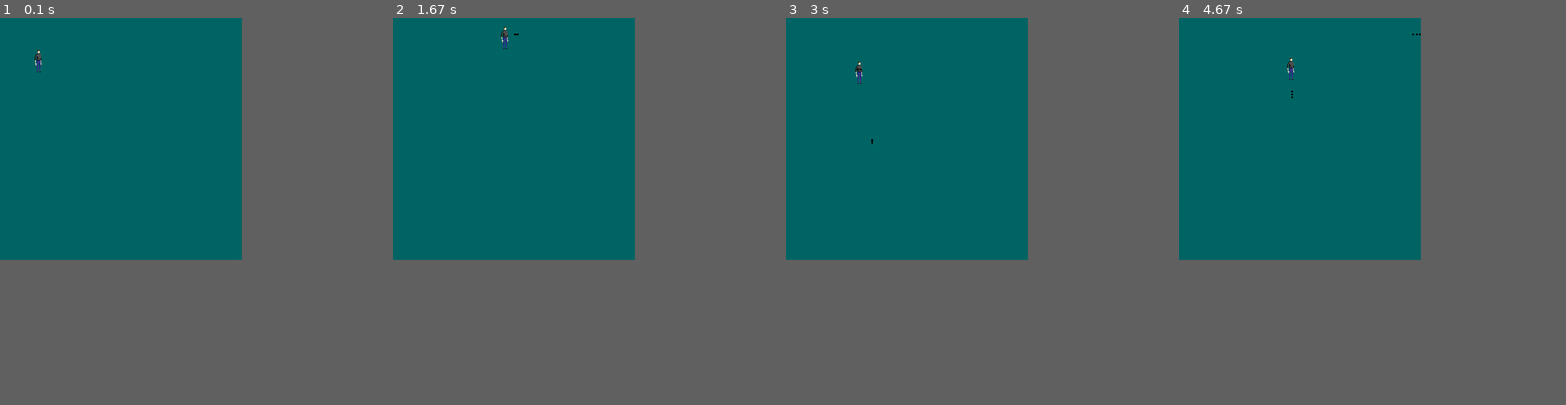
Above: before the commit, frames 1-4 (left to right).
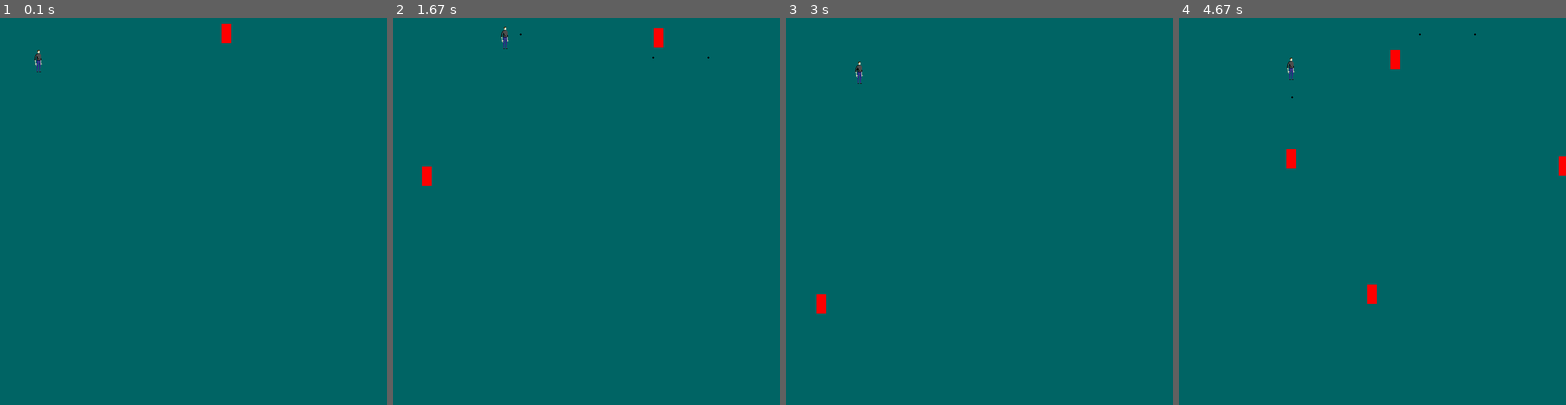
Above: after the commit, the same moments.

Repository: MitrB/PygameYeet
Game: pygame game, started from Master of none/main.py
The game is run twice, just before and just after one commit, with the same random seed, the same clock (stepped at 60 frames per second) and the same inputs.
Inputs:
- Up to frame 1 (0.1 s): no input
- Up to frame 2 (1.67 s): tap Space at 0.33, 0.73, 1.03, 1.23, 1.57 s; hold Right 0.67-1.13 s; hold Up 1.17-1.47 s; hold Right from 1.5 s (still down)
- Up to frame 3 (3 s): tap Space at 1.87, 2.07, 2.37, 2.63, 2.97 s; release Right at 1.97 s; hold Left 2-2.53 s; hold Down 2.57-2.87 s; hold Left from 2.9 s (still down)
- Up to frame 4 (4.67 s): tap Space at 3.27, 3.4, 3.8, 4.1, 4.47 s; release Left at 3.3 s; hold Up 3.33-3.7 s; hold Right 3.73-4.37 s; hold Down from 4.4 s (still down)
In our replay, the window is 500x500 before the commit and 800x800 after it. These sizes can differ from the game's own. Grey fills any space a smaller window leaves; there, only what the larger window draws over its background counts as a difference.

The runs differ from the first frame. In frame 1, 0.1% of the frame differs, in the area x 57-60%, y 1-7%; in frame 2, 0.3%; in frame 3, 0.1%; in frame 4, 0.5%, in the area x 27-100%, y 4-74%.

Commit message:
Added enemies
+ coodown for shooting
+ enemies

Diff:
--- a/Master of none/classes.py
+++ b/Master of none/classes.py
@@ -13,3 +13,13 @@
 
     def draw(self, win):
         pygame.draw.circle(win, self.color, (self.x,self.y), self.radius)
+
+class enemy(object):
+    def __init__(self, x, y):
+        self.x = x
+        self.y = y
+        self.width = 20
+        self.height = 40
+        self.vel = 3
+    def draw(self, win):
+        pygame.draw.rect(win, (255,0,0), (self.x, self.y, self.width, self.height), 0)
--- a/Master of none/main.py
+++ b/Master of none/main.py
@@ -2,11 +2,12 @@
 #import robot
 import player as pl
 import classes as cl
+import random as rnd
 
 pygame.init()
 
 #game window
-window = (500, 500)
+window = (800, 800)
 win = pygame.display.set_mode(window)
 pygame.display.set_caption("Yeet sanctuary")
 # general pygame preload
@@ -15,21 +16,33 @@
 # the player character:
 character = pl.player(50,50, 64, 64)
 projectiles = []
+enemies = []
+spawn_coord_enemy = [(n,0) for n in range(0, window[0] + 1)] +  [(0,z) for z in range(0, window[1] + 1)] \
+                  + [(window[0], q) for q in range(0, window[1] +1)] + [(u, window[1]) for u in range(0, window[0] +1)]
 
+# Redrawing all the elements on the screen in the right order
+# from back to front
 def redraw():
 
     win.fill((0,100,100))
     win.blit(guy, (character.x, character.y))
     for p in projectiles:
         p.draw(win)
-
+    for e in enemies:
+        e.draw(win)
     pygame.display.update()
 
-
-def movement():
+# Interpreting key-presses
+def actions():
+    # Updating the cooldown of the shoot-mechanism
+    if character.shoot_cooldown > 0:
+        character.shoot_cooldown += 1
+    if character.shoot_cooldown == 20:
+        character.shoot_cooldown = 0
 
     key = pygame.key.get_pressed()
 
+    # Walking mechanism
     if key[pygame.K_LEFT] and character.x > character.vel:
         character.x -= character.vel
         character.left = True
@@ -55,7 +68,8 @@
     else:
         character.down = False
 
-    if key[pygame.K_SPACE]:
+    # Shooting mechanism
+    if key[pygame.K_SPACE] and character.shoot_cooldown == 0:
         if character.left:
             dirx = -1
         elif character.right:
@@ -79,16 +93,38 @@
                 diry = 1
             if character.last == "up":
                 diry = -1
-        if len(projectiles) < 1000:
+        if len(projectiles) < 10:
             projectiles.append(cl.projectile(round(character.x + character.width//2), round(character.y + character.height//2), 2, (0,0,0), dirx, diry))
+            character.shoot_cooldown = 1
+
     return
 
+def enemyspawn():
+    # enemy spawn cooldown
+    if character.enemy_cd > 0:
+        character.enemy_cd += 1
+    if character.enemy_cd == 40:
+        character.enemy_cd = 0
 
+    if character.enemy_cd == 0 and len(enemies) < 5 :
+        rand_cord = rnd.choice(spawn_coord_enemy)
+        enemies.append(cl.enemy(rand_cord[0], rand_cord[1]))
+
+        character.enemy_cd += 1
+
+# main game loop
 run = True
 while run:
     clock.tick(60)
-    #pygame.time.delay(50)
-    print(projectiles)
+    for proj in projectiles:
+        for enem in enemies:
+            if abs(enem.x + enem.width//2 - proj.x ) < 10 and abs(enem.y + enem.height//2 - proj.y ) < 10:
+                if enem in enemies:
+                    enemies.pop(enemies.index(enem))
+                if proj in projectiles:
+                    projectiles.pop(projectiles.index(proj))
+
+    # updating projectiles
     for proj in projectiles:
         if proj.x < window[0] and proj.x > 0 \
         and proj.y < window[1] and proj.y > 0:
@@ -97,13 +133,33 @@
         else:
             projectiles.pop(projectiles.index(proj))
 
+    # updating enemies
 
+    for enem in enemies:
+        if character.x + 20 > enem.x:
+            enem.x += enem.vel
+        if character.x + 20 < enem.x:
+            enem.x -= enem.vel
+        if character.y + 20 > enem.y:
+            enem.y += enem.vel
+        if character.y + 20 < enem.y:
+            enem.y -= enem.vel
+
+        # character hit
+        if abs(character.x + 20 - enem.x) < 10 and abs(character.y + 20 - enem.y) < 10:
+            print("ding")
+            enemies.pop(enemies.index(enem))
+
+    # Quit game
     for event in pygame.event.get():
         if event.type == pygame.QUIT:
             run = False
 
 
-    movement()
+    actions()
     redraw()
+    enemyspawn()
+    #print(projectiles)
+    #print(enemies)
 
 pygame.quit()
--- a/Master of none/player.py
+++ b/Master of none/player.py
@@ -14,6 +14,8 @@
         self.down = False
         self.left = False
         self.last = "right"
+        self.shoot_cooldown = 0
+        self.enemy_cd = 0
 
     def draw(self, win):
         win.blit(guy, (self.x, self.y))
